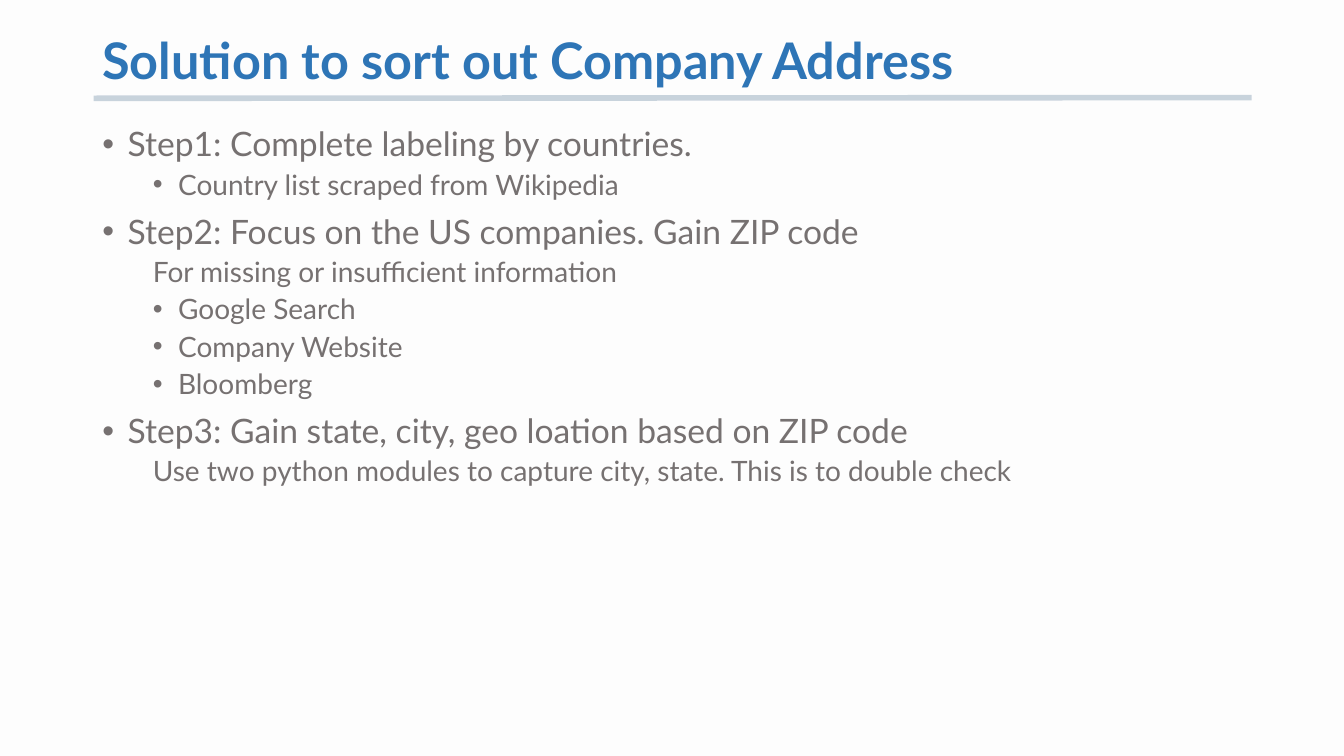
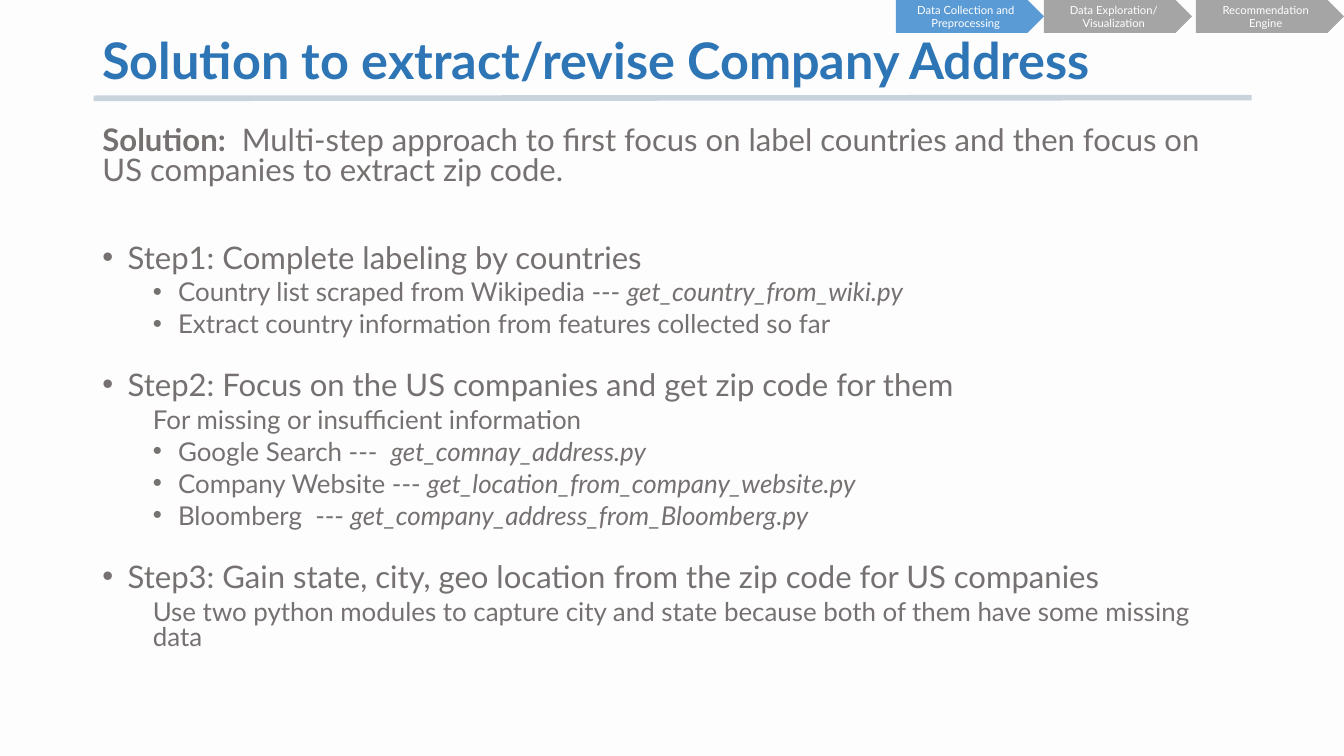
Before and after one commit to K-AlfredIwasaki/job_hunting_made_easy, a slide deck: slide 11 of startup_db_recommendation.pptx. Drawn at 1344x756 pixels with LibreOffice and Linux fonts; fonts in the diff are those of the drawing. Boxes give left, top, right and bottom in pixels: in the first picture for what was removed or moved away, otherwise in the second. Text is boxed around its words. In the diff, an @@ line names an element or a change of style, - is before the commit and + after.

Commit message:
update

```diff
--- a/startup_db_recommendation.pptx
+++ b/startup_db_recommendation.pptx
@@ pentagon arrow added at bbox=[896, 0, 1045, 33], fill #5B9BD5, 8 pt, text #FFFFFF @@
+Data Collection and Preprocessing
@@ pentagon arrow added at bbox=[1045, 0, 1193, 33], fill #A5A5A5, 8 pt, text #FFFFFF @@
+Data Exploration/ Visualization
@@ pentagon arrow added at bbox=[1196, 0, 1344, 33], fill #A5A5A5, 8 pt, text #FFFFFF @@
+Recommendation Engine
@@ title at bbox=[102, 41, 1090, 88]: text changed @@
-Solution to sort out Company Address
+Solution to extract/revise Company Address
@@ text at bbox=[102, 128, 1199, 402]: text changed; size 24 to 22.2 pt @@
-• Step1: Complete labeling by countries.
-  • Country list scraped from Wikipedia
-• Step2: Focus on the US companies. Gain ZIP code
+Solution: Multi-step approach to first focus on label countries and then focus on US companies to extract zip code.
+• Step1: Complete labeling by countries
+  • Country list scraped from Wikipedia --- get_country_from_wiki.py
+  • Extract country information from features collected so far
+• Step2: Focus on the US companies and get zip code for them
@@ text at bbox=[153, 410, 581, 434]: size 20 to 18.5 pt in "For missing or insufficient information"; line spacing 0.9 to 0.8 @@
@@ text at bbox=[128, 442, 1189, 646]: text changed; size 20 to 18.5 pt @@
-  • Google Search
-  • Company Website
-  • Bloomberg
-• Step3: Gain state, city, geo loation based on ZIP code
-  Use two python modules to capture city, state. This is to double check
+  • Google Search --- get_comnay_address.py
+  • Company Website --- get_location_from_company_website.py
+  • Bloomberg --- get_company_address_from_Bloomberg.py
+• Step3: Gain state, city, geo location from the zip code for US companies
+  Use two python modules to capture city and state because both of them have some missing data
```
Also in this commit, not shown: 10 other slides changed, 4 slides added, 7 slides removed.
